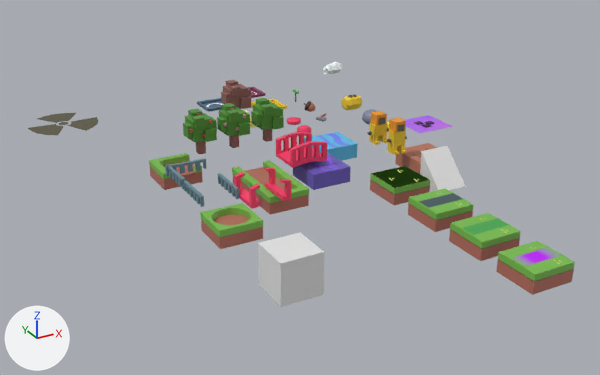
An edit to the Blender file scenes/toxic-prefabs.blend, drawn before and after from the same camera.
One viewpoint serves both versions: a 50 mm camera at (-8.14, -16.8, 7.75) aimed at (0.77, -0.59, -0.36). The axes (+X, +Y, +Z) are drawn at lower left. The lights are the same throughout.

The first picture shows 'Bridge', 'Bridge_Unactivated', 'Cube', 'Grass', 'Node', 'Path', 'Path_Faded', 'Ramp', 'River_Bent', 'River_End', 'River_Single', 'River_Straight', 'Water_Toxic'.
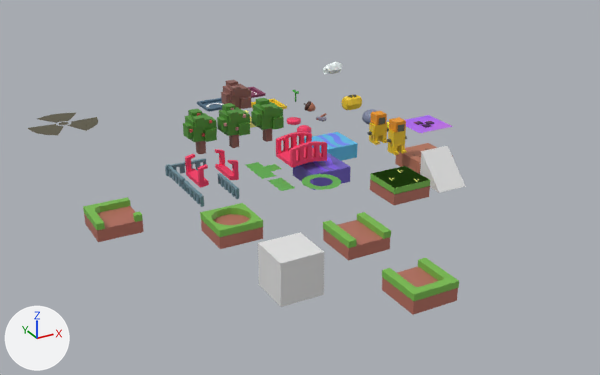
Where the change shows, as pixel boxes [x1, y1, x2, y2] in the pictures (600 x 375 px; the box of a moved part takes in the faces that stretch with it):
'River_End', moved: before [251, 174, 309, 215]; after [382, 258, 459, 315]
'Node', reshaped, moved (50% narrower, 69% shorter): before [496, 241, 575, 295]; after [302, 174, 341, 190]
'River_Bent', moved: before [149, 153, 203, 190]; after [83, 197, 144, 242]
'River_Straight', moved: before [232, 160, 288, 192]; after [323, 212, 391, 260]
'Path_Faded', deleted: before [449, 213, 521, 261]
'Path', deleted: before [408, 188, 473, 232]
'Bridge_Unactivated', moved: before [234, 167, 291, 209]; after [185, 149, 239, 188]
'Path_Straight', added: after [246, 162, 276, 179]
'Path_End', added: after [268, 178, 295, 191]
'Path_Bent', added: after [257, 164, 281, 177]
part 1 of me_cube_018, deleted (brown): before [496, 247, 574, 295]
part 2 of me_cube_018, moved or reshaped: before [498, 241, 575, 282]; after [302, 174, 341, 190]

Edits to the bpy script that builds the scene:
```text
Change me_cube_018:
    used by ob_node; location = (2.76, -6.5, 0.0)
    remove me_cube_018.from_pydata(...)  # 68 vertices, 34 faces; spans x -0.508..0.508, y -0.508..0.508, z -0.417..0.035
    remove me_cube_018.materials.append(mat_vertex_color_007)
    add me_cube_018.from_pydata(...)  # 32 vertices, 16 faces; spans x -0.46..0.464, y -0.469..0.468, z 0.076
    me_cube_018 part 1: 11 loose pieces with 48 vertices, spanning x -0.508..0.508, y -0.508..0.508, z -0.417..0.033, are deleted
    me_cube_018 part 2
    20 vertices are removed from x -0.508..0.508, y -0.508..0.508, z -0.14..0.035
    18 faces are deleted
    32 vertices are added at x -0.46..0.464, y -0.469..0.468, z 0.076
    16 new faces join them
    add me_cube_018.materials.append(mat_vertex_color_008)
Add me_cube_038:
    me_cube_038.from_pydata(...)  # 40 vertices, 28 faces; spans x -0.202..0.202, y -0.2..0.504, z 0.039
    me_cube_038.materials.append(mat_vertex_color_008)
Add me_cube_032:
    me_cube_032.from_pydata(...)  # 55 vertices, 41 faces; spans x -0.208..0.504, y -0.504..0.202, z 0.036
    me_cube_032.materials.append(mat_vertex_color_008)
Add me_cube_019_1:
    me_cube_019_1.from_pydata(...)  # 55 vertices, 40 faces; spans x -0.202..0.202, y -0.5..0.5, z 0.037
    me_cube_019_1.materials.append(mat_vertex_color_008)
Change ob_bridge_unactivated:
    ob_bridge_unactivated.location: (-0.64, -1.39, 0.0) -> (-1.18, 0.22, 0.0)
Change ob_river_straight:
    ob_river_straight.location: (0.0, 0.0, 0.0) -> (0.43, -3.68, 0.0)
Change ob_river_bent:
    ob_river_bent.location: (-1.63, 1.45, 0.01) -> (-3.82, -0.48, 0.01)
Change ob_river_end:
    ob_river_end.location: (0.0, -1.0, 0.0) -> (0.36, -6.0, 0.0)
Remove ob_path_faded:
    ob_path_faded = bpy.data.objects.new('Path_Faded', me_cube_017)
    ob_path_faded.location = (2.76, -5.0, 0.0)
Change ob_node:
    ob_node.location: (2.76, -6.5, 0.0) -> (0.9, -1.4, 0.0)
Remove ob_path:
    ob_path = bpy.data.objects.new('Path', me_cube_019)
    ob_path.location = (2.76, -3.5, 0.0)
Add ob_path_end:
    ob_path_end = bpy.data.objects.new('Path_End', me_cube_038)
    ob_path_end.location = (0.05, -1.16, 0.0)
Add ob_path_bent:
    ob_path_bent = bpy.data.objects.new('Path_Bent', me_cube_032)
    ob_path_bent.location = (0.0, 0.0, 0.0)
Add ob_path_straight:
    ob_path_straight = bpy.data.objects.new('Path_Straight', me_cube_019_1)
    ob_path_straight.location = (0.0, 0.0, 0.0)
    ob_path_straight.rotation_euler = (0.0, 0.0, -0.012)  # degrees (0, 0, -0.7)
```
